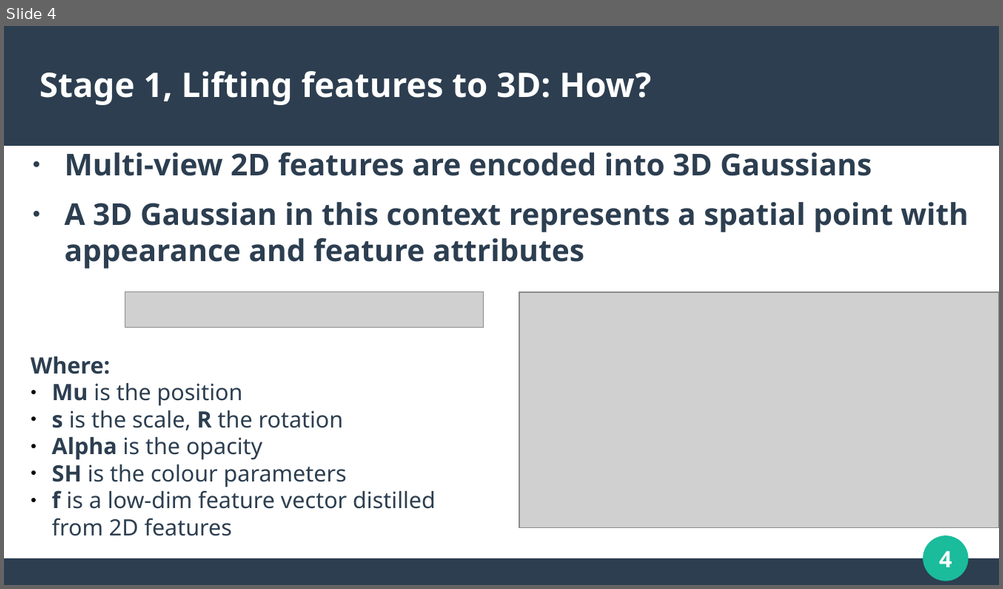
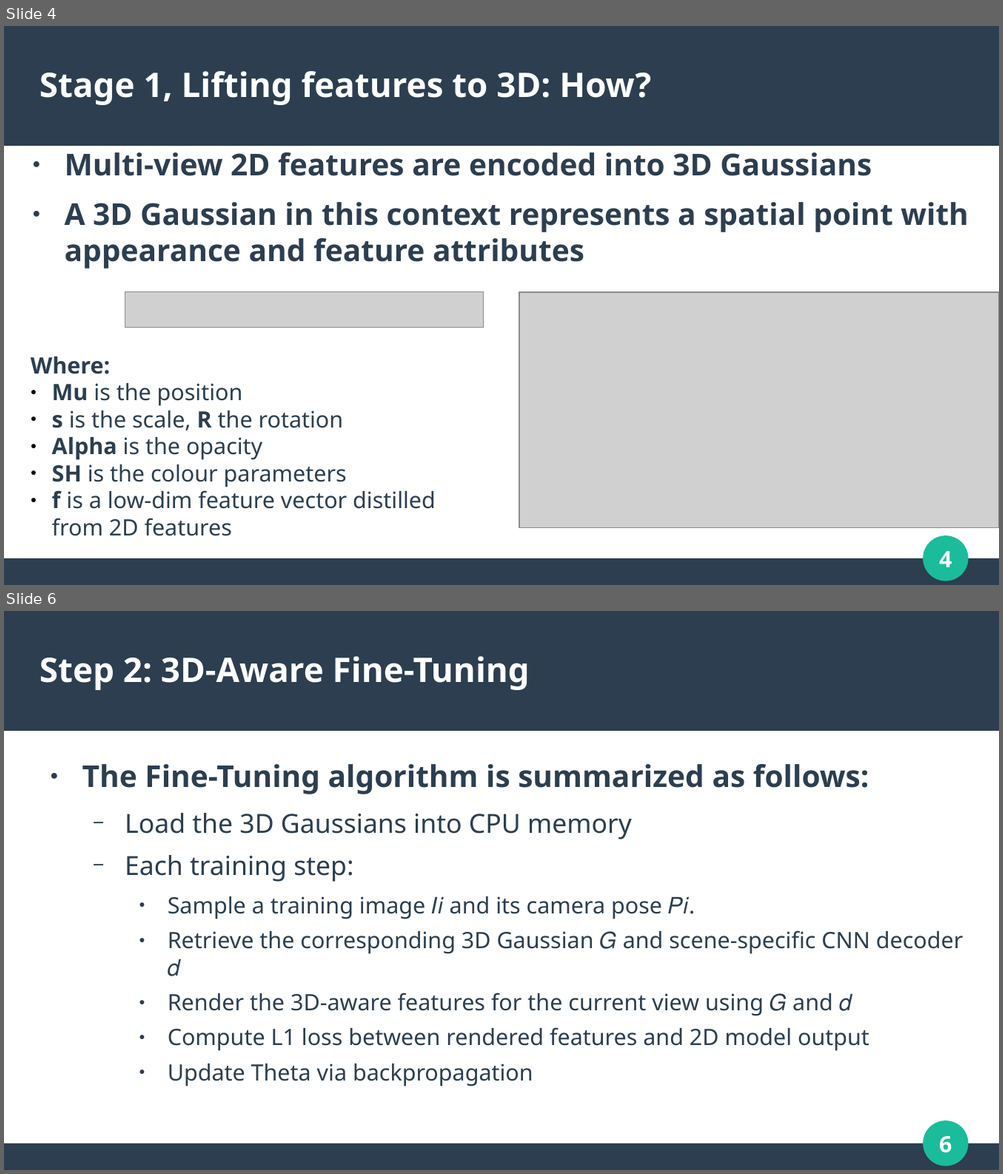
Before and after one commit to LuigiBrosNin/UNI, a slide deck: Master first year/Computer vision/cv_presentation.odp. Shown one above the other, each under a label of ours: slide 4 before the commit, slides 4 and 6 after it; the slides between them are not shown. The pictures are 1003x589 and 1003x1174 pixels, drawn with LibreOffice and Linux fonts; fonts in the diff are those of the drawing; grey boxes stand for pictures. Boxes give left, top, right and bottom in pixels: in the first picture for what was removed or moved away, otherwise in the second. Text is boxed around its words. In the diff, an @@ line names an element or a change of style, - is before the commit and + after.

```diff
--- a/Master first year/Computer vision/cv_presentation.odp
+++ b/Master first year/Computer vision/cv_presentation.odp
@@ slide 6 added at box(4, 611, 999, 1170), background #FFFFFF; not listed: 4 template elements that a slide beside it also shows @@
@@ title added at box(40, 656, 529, 690), 27 pt, text #FFFFFF, bold @@
+Step 2: 3D-Aware Fine-Tuning
@@ text added at box(82, 764, 962, 1087), 18 pt, text #2C3E50 @@
+● The Fine-Tuning algorithm is summarized as follows:
+  − Load the 3D Gaussians into CPU memory
+  − Each training step:
+    ● Sample a training image 𝐼𝑖 and its camera pose 𝑃𝑖.
+    ● Retrieve the corresponding 3D Gaussian 𝐺 and scene-specific CNN decoder 𝑑
+    ● Render the 3D-aware features for the current view using 𝐺 and 𝑑
+    ● Compute L1 loss between rendered features and 2D model output
+    ● Update Theta via backpropagation
```
Also in this commit, not shown: 1 slide changed, 3 other slides added, 2 other files.
